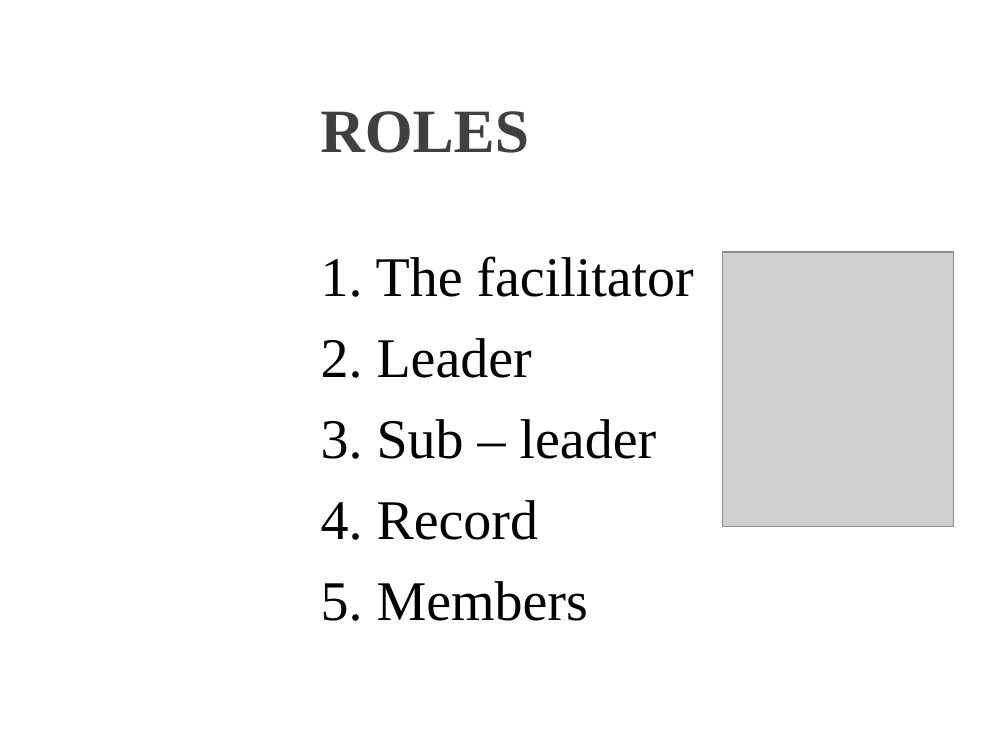
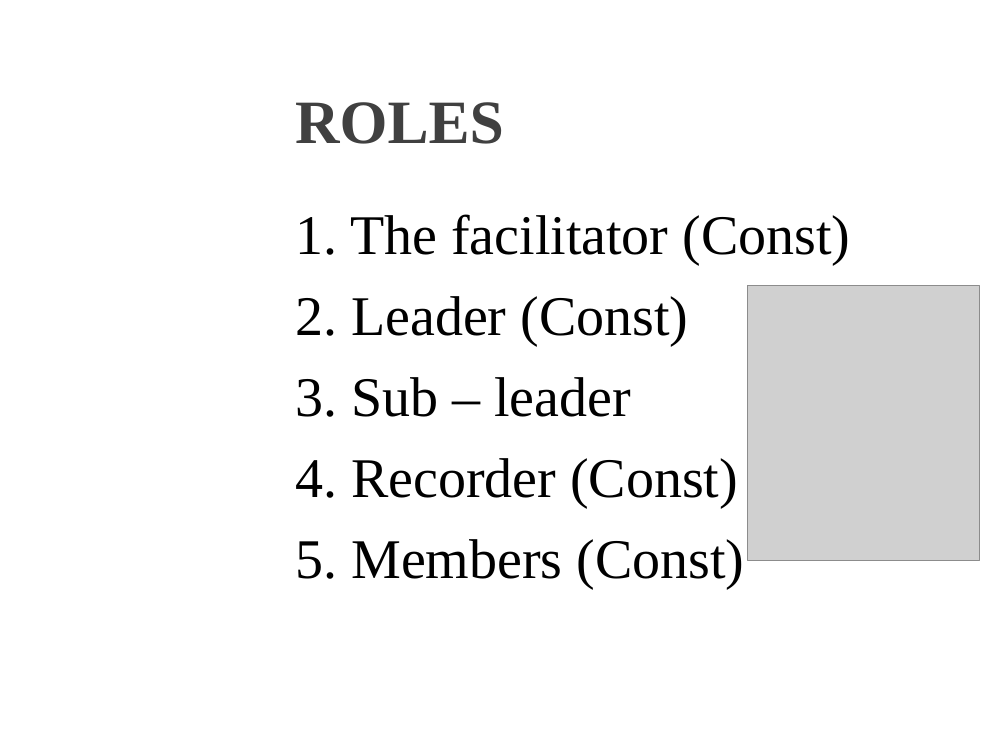
Before and after one commit to T138384/vlu-k15t1-team11, a slide deck: slide 5 of SMA - Software Measurement & Analysis/Asignment-01/K15T1-Team11-Team Assignment1/K15T1-Team11-Team Assignment1.ppt. Drawn at 1008x756 pixels with LibreOffice and Linux fonts; fonts in the diff are those of the drawing; grey boxes stand for pictures; background and template pictures are left out. Boxes give left, top, right and bottom in pixels: in the first picture for what was removed or moved away, otherwise in the second. Text is boxed around its words. In the diff, an @@ line names an element or a change of style, - is before the commit and + after.

```diff
--- a/SMA - Software Measurement & Analysis/Asignment-01/K15T1-Team11-Team Assignment1/K15T1-Team11-Team Assignment1.ppt
+++ b/SMA - Software Measurement & Analysis/Asignment-01/K15T1-Team11-Team Assignment1/K15T1-Team11-Team Assignment1.ppt
@@ title "ROLES": place and size @@
-title "ROLES" at <box>320,111,529,153</box>
+title "ROLES" at <box>295,102,504,144</box>
@@ text "1. The facilitator (Const)": place and size @@
-text "1. The facilitator (Const)" at <box>321,256,694,621</box>
+text "1. The facilitator (Const)" at <box>295,214,850,589</box>
@@ text at <box>295,214,850,345</box>: text changed @@
-1. The facilitator
-2. Leader
+1. The facilitator (Const)
+2. Leader (Const)
@@ picture: place and size @@
-picture at <box>723,252,955,526</box>
+picture at <box>748,285,980,559</box>
@@ text at <box>295,458,745,589</box>: text changed @@
-4. Record
-5. Members
+4. Recorder (Const)
+5. Members (Const)
```
Also in this commit, not shown: 1 other slide changed, 1 other file.
